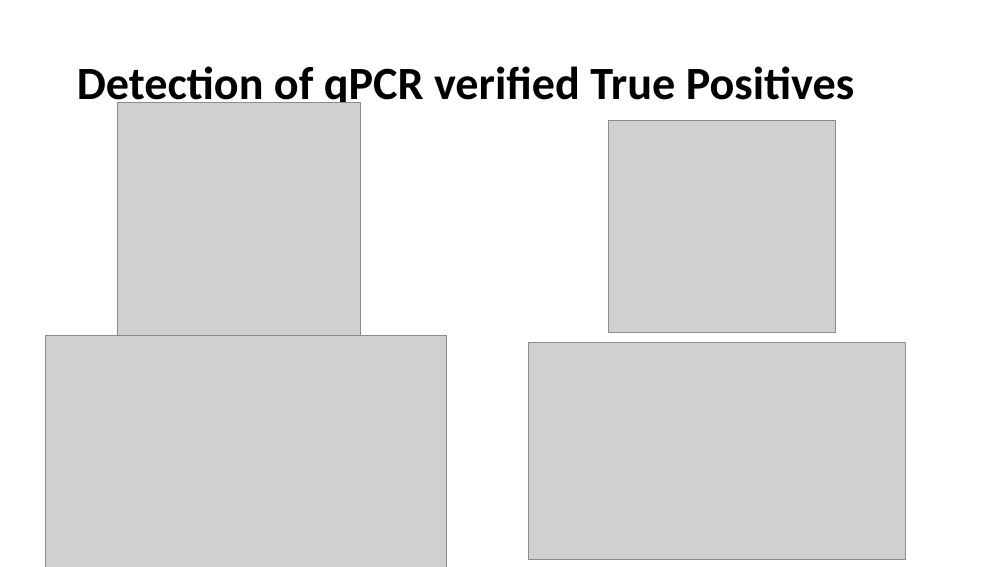
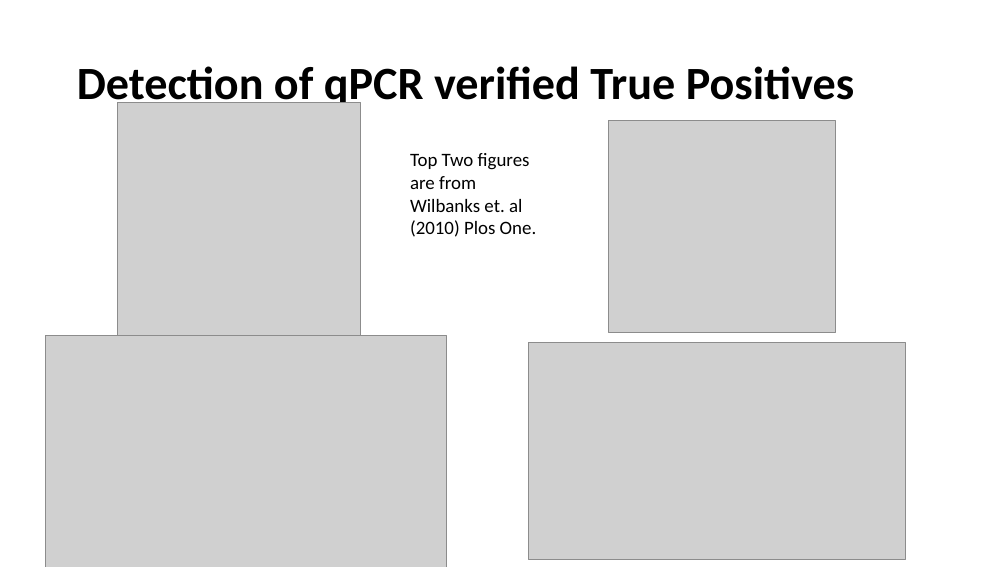
Before and after one commit to kanishkasthana/compareChipSeq, a slide deck: slide 9 of Student Talks Presentation.pptx. Drawn at 1008x567 pixels with LibreOffice and Linux fonts; fonts in the diff are those of the drawing; grey boxes stand for pictures. Boxes give left, top, right and bottom in pixels: in the first picture for what was removed or moved away, otherwise in the second. Text is boxed around its words. In the diff, an @@ line names an element or a change of style, - is before the commit and + after.

```diff
--- a/Student Talks Presentation.pptx
+++ b/Student Talks Presentation.pptx
@@ text added at [410,153,537,237], 18 pt, text #000000 @@
+Top Two figures are from Wilbanks et. al (2010) Plos One.
```
Also in this commit, not shown: 4 other slides changed, 1 slide added, 1 other file.
